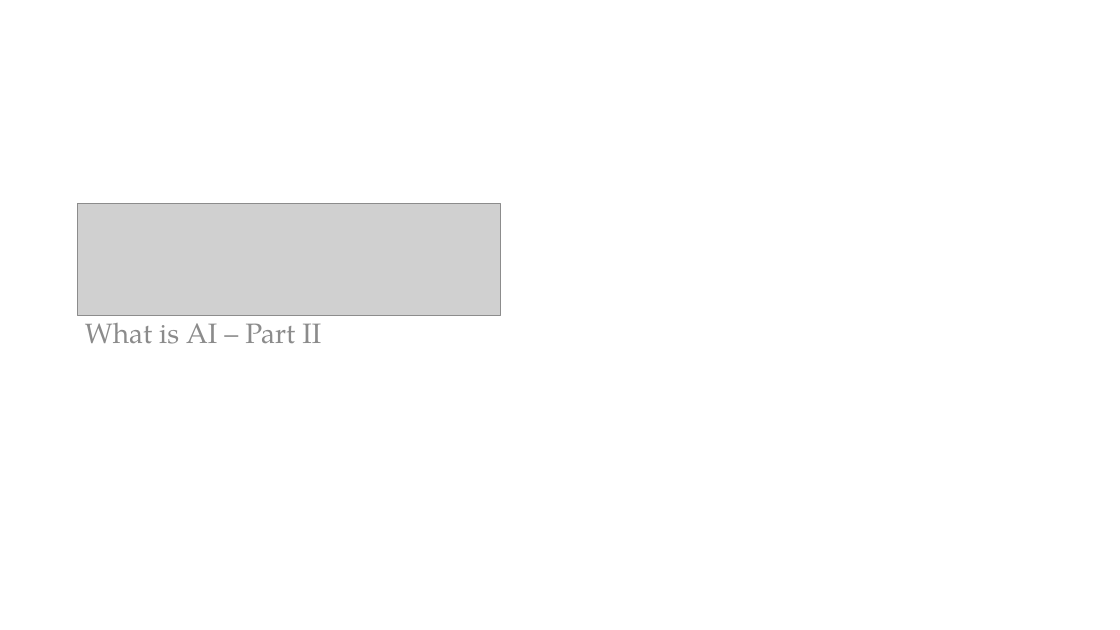
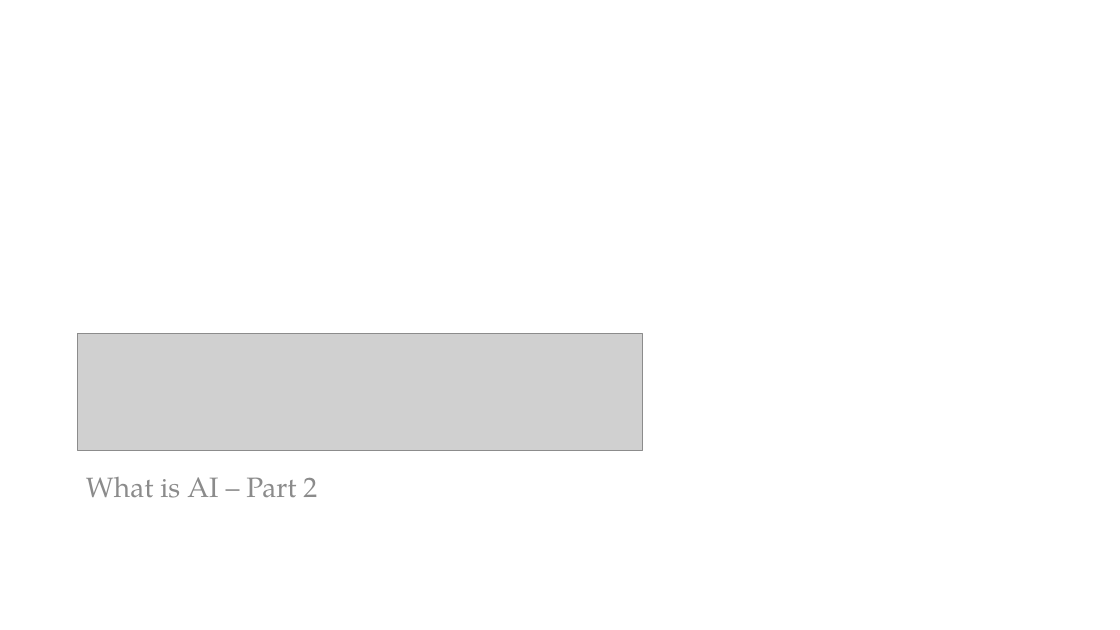
Before and after one commit to PracticumAI-Test/what_is_ai, a slide deck: slide 7 of ai_getting_started.pptx (slide 5 before the commit). Drawn at 1120x630 pixels with LibreOffice and Linux fonts; fonts in the diff are those of the drawing; grey boxes stand for pictures. Boxes give left, top, right and bottom in pixels: in the first picture for what was removed or moved away, otherwise in the second. Text is boxed around its words. In the diff, an @@ line names an element or a change of style, - is before the commit and + after.

```diff
--- a/ai_getting_started.pptx
+++ b/ai_getting_started.pptx
@@ picture removed at [77,204,501,315] @@
@@ picture added at [77,334,643,450] @@
@@ text at [86,477,317,498]: text changed @@
-What is AI – Part II
+What is AI – Part 2
```
Also in this commit, not shown: 3 other slides changed, 5 slides added, 6 slides removed, 1 other file.
